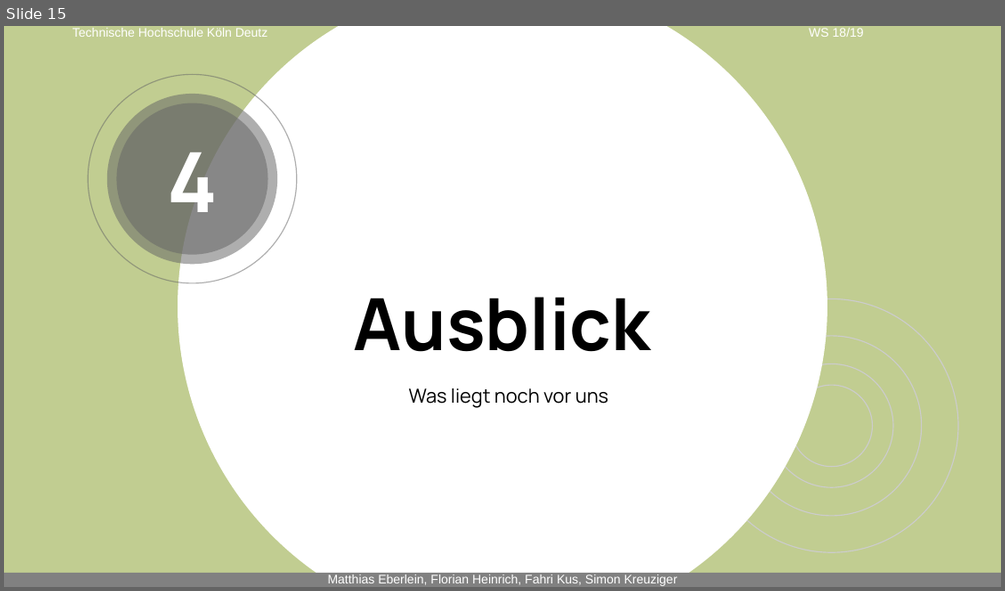
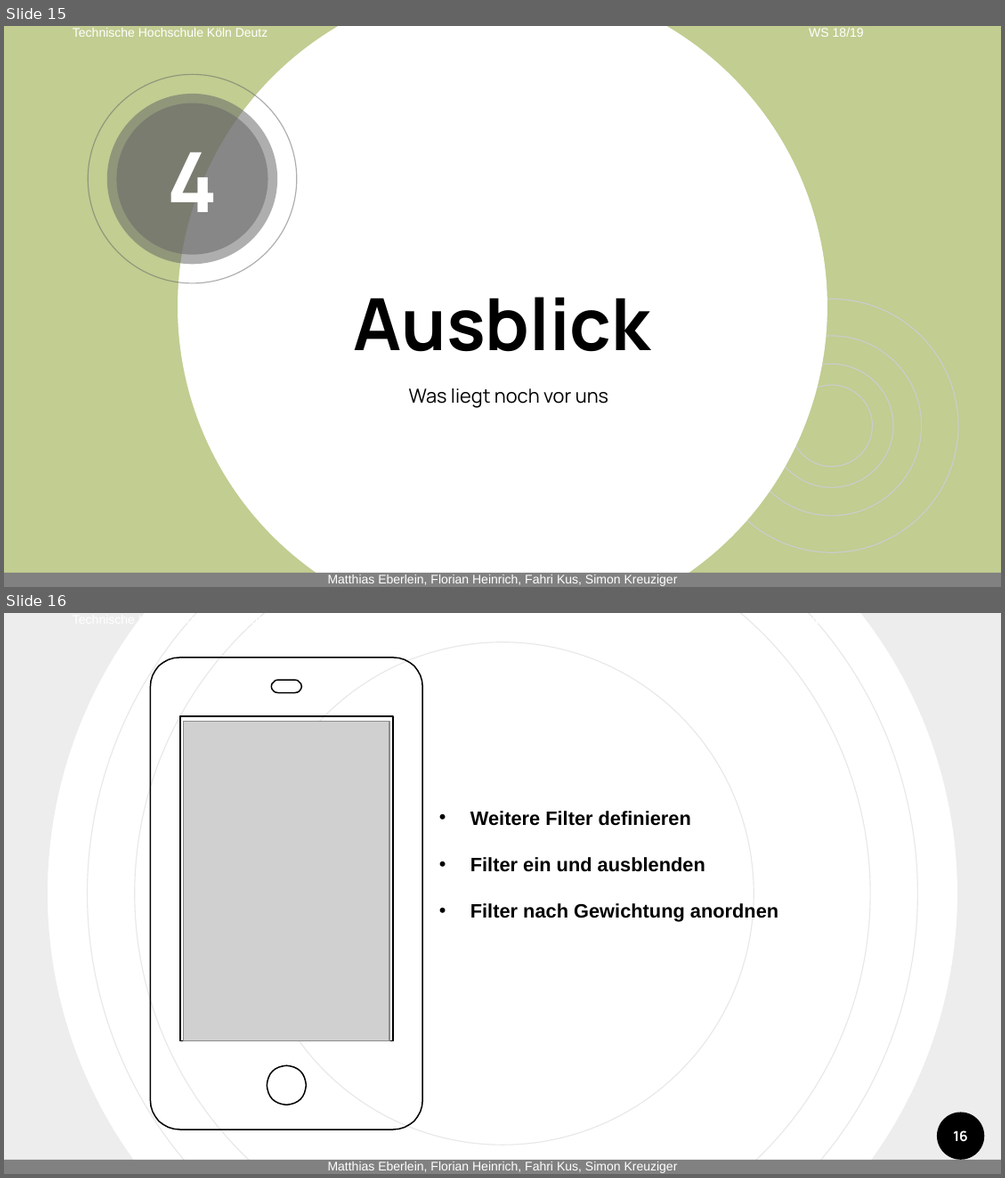
Before and after one commit to matthias-eb/SYP_team02, a slide deck: docs/Praesentation_Prototyp/Prototyp_Präsentation.pptx. Shown one above the other, each under a label of ours: slide 15 before the commit, slides 15 and 16 after it. The pictures are 1005x591 and 1005x1178 pixels, drawn with LibreOffice and Linux fonts; fonts in the diff are those of the drawing; grey boxes stand for pictures; background and template pictures are left out. Boxes give left, top, right and bottom in pixels: in the first picture for what was removed or moved away, otherwise in the second. Text is boxed around its words. In the diff, an @@ line names an element or a change of style, - is before the commit and + after.

```diff
--- a/docs/Praesentation_Prototyp/Prototyp_Präsentation.pptx
+++ b/docs/Praesentation_Prototyp/Prototyp_Präsentation.pptx
@@ slide 16 added at (4,613,1001,1174), background #FFFFFF; not listed: 5 template elements that a slide beside it also shows @@
@@ donut added at (4,613,1001,1174), fill #000000 at 7% opacity @@
@@ ellipse added at (88,613,918,1174), outline #E8E8E8 0.75 pt @@
@@ ellipse added at (135,613,870,1174), outline #E8E8E8 0.75 pt @@
@@ freeform shape added at (151,657,422,1129), outline #000000 0.96 pt @@
@@ ellipse added at (251,641,753,1144), outline #E8E8E8 0.75 pt @@
@@ picture added at (184,721,389,1039) @@
@@ text added at (470,811,691,826), 14 pt, text #000000, bold @@
+• Weitere Filter definieren
@@ text added at (470,857,705,872), 14 pt, text #000000, bold @@
+• Filter ein und ausblenden
@@ text added at (470,903,778,922), 14 pt, text #000000, bold @@
+• Filter nach Gewichtung anordnen
@@ ellipse added at (937,1111,985,1159), fill #000000 @@
@@ page number added at (953,1130,967,1142), 10 pt, text #FFFFFF, bold @@
+16
```
Also in this commit, not shown: 3 slides changed, 4 other slides added, 1 slide removed, 7 other files.
